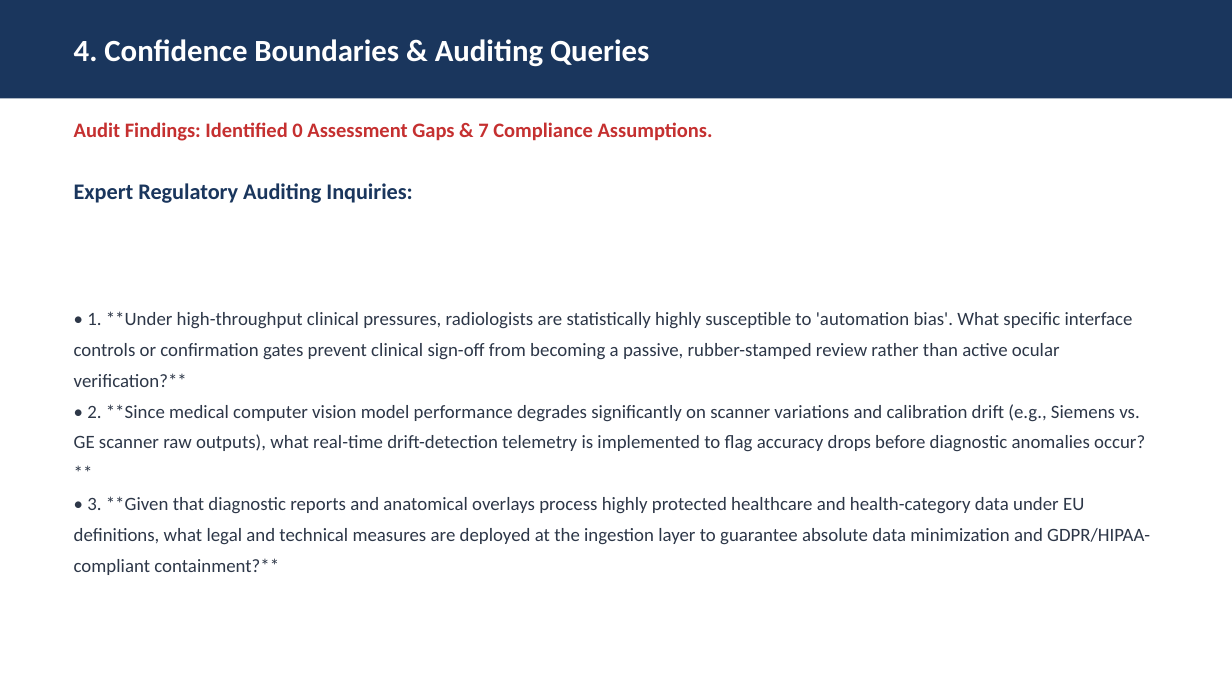
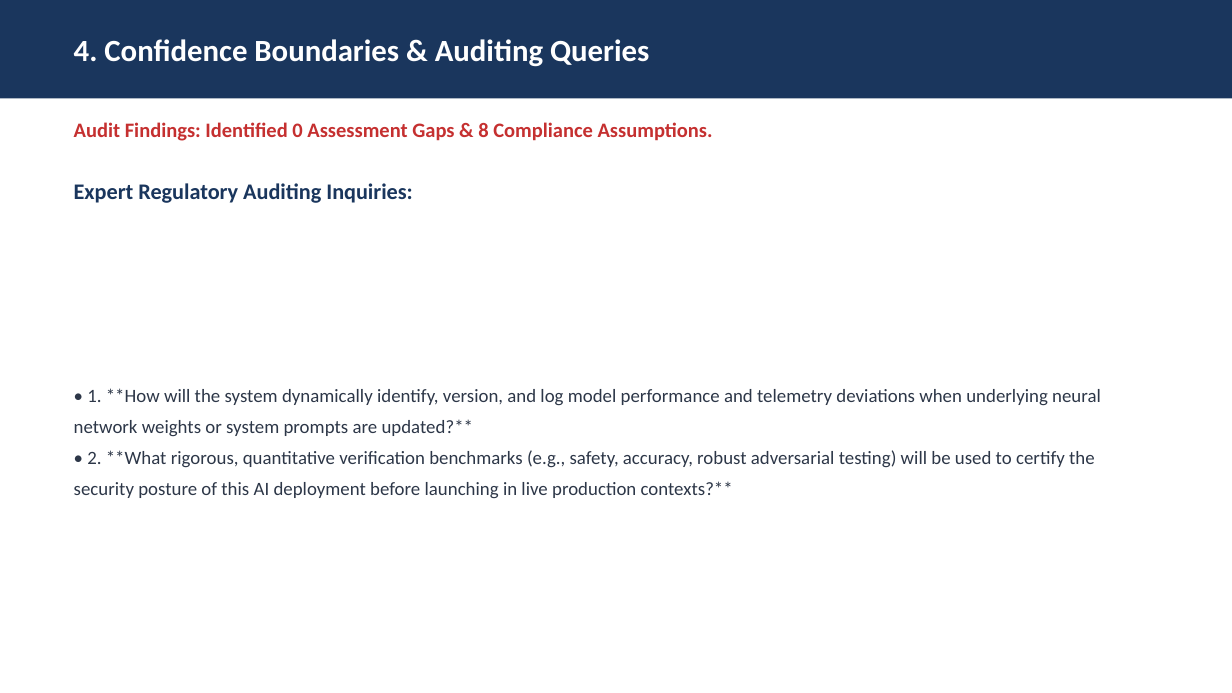
Before and after one commit to tien2108/a4good-hackathon, a slide deck: slide 5 of backend/src/public/exports/briefing-session_default.pptx. Drawn at 1232x693 pixels with LibreOffice and Linux fonts; fonts in the diff are those of the drawing. Boxes give left, top, right and bottom in pixels: in the first picture for what was removed or moved away, otherwise in the second. Text is boxed around its words. In the diff, an @@ line names an element or a change of style, - is before the commit and + after.

```diff
--- a/backend/src/public/exports/briefing-session_default.pptx
+++ b/backend/src/public/exports/briefing-session_default.pptx
@@ text at box(74, 122, 713, 141): text changed @@
-Audit Findings: Identified 0 Assessment Gaps & 7 Compliance Assumptions.
+Audit Findings: Identified 0 Assessment Gaps & 8 Compliance Assumptions.
@@ text at box(74, 388, 1101, 498): text changed @@
-• 1. **Under high-throughput clinical pressures, radiologists are statistically highly susceptible to 'automation bias'. What specific interface controls or confirmation gates prevent clinical sign-off from becoming a passive, rubber-stamped review rather than active ocular verification?**
-• 2. **Since medical computer vision model performance degrades significantly on scanner variations and calibration drift (e.g., Siemens vs. GE scanner raw outputs), what real-time drift-detection telemetry is implemented to flag accuracy drops before diagnostic anomalies occur?**
-• 3. **Given that diagnostic reports and anatomical overlays process highly protected healthcare and health-category data under EU definitions, what legal and technical measures are deployed at the ingestion layer to guarantee absolute data minimization and GDPR/HIPAA-compliant containment?**
+• 1. **How will the system dynamically identify, version, and log model performance and telemetry deviations when underlying neural network weights or system prompts are updated?**
+• 2. **What rigorous, quantitative verification benchmarks (e.g., safety, accuracy, robust adversarial testing) will be used to certify the security posture of this AI deployment before launching in live production contexts?**
```
Also in this commit, not shown: 4 other slides changed, 15 other files.
